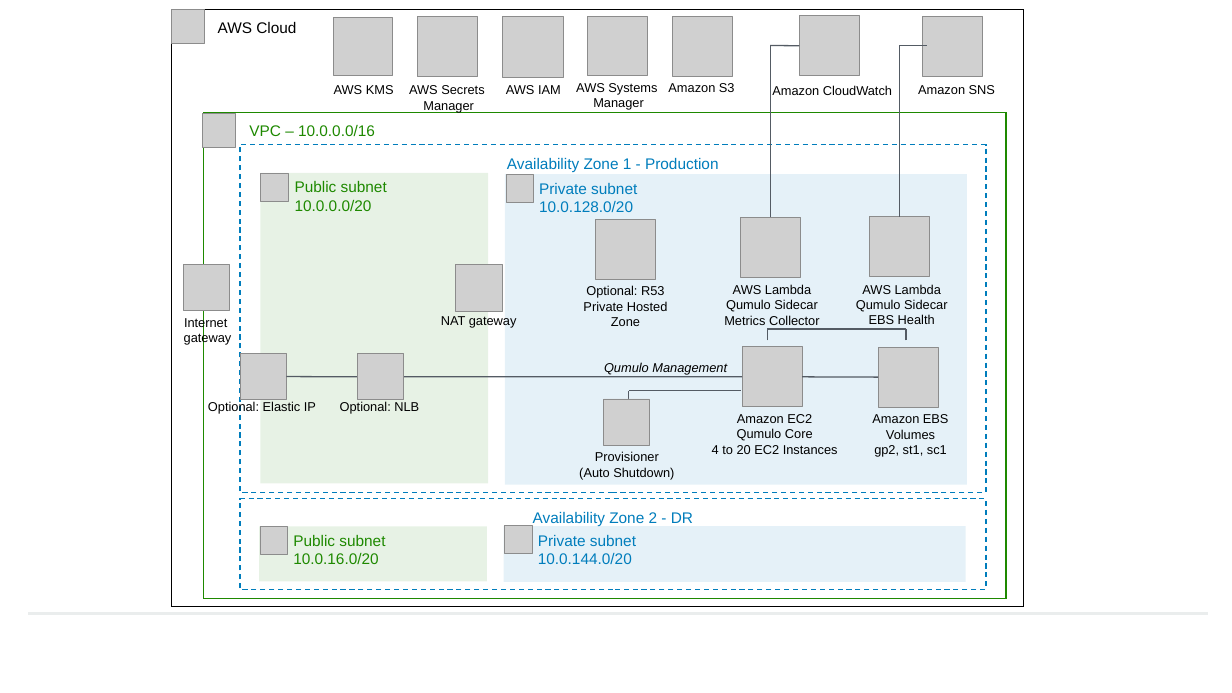
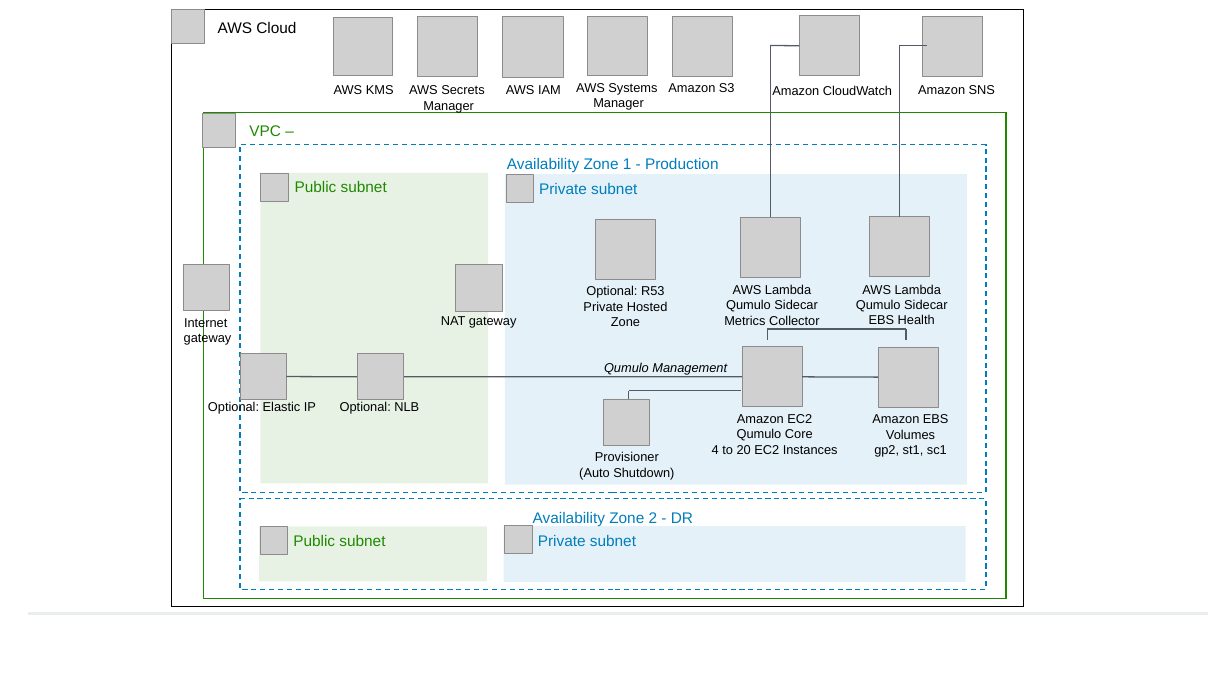
Before and after one commit to aws-quickstart/quickstart-qumulo-cloud-q, a slide deck: slide 1 of docs/images/architecture_diagram.pptx. Drawn at 1232x693 pixels with LibreOffice and Linux fonts; fonts in the diff are those of the drawing; grey boxes stand for pictures; background and template pictures are left out. Boxes give left, top, right and bottom in pixels: in the first picture for what was removed or moved away, otherwise in the second. Text is boxed around its words. In the diff, an @@ line names an element or a change of style, - is before the commit and + after.

```diff
--- a/docs/images/architecture_diagram.pptx
+++ b/docs/images/architecture_diagram.pptx
@@ text in rectangle at <box>249,125,281,136</box>: text changed @@
-VPC – 10.0.0.0/16
+VPC –
@@ text in rectangle at <box>295,200,372,211</box>: paragraph removed @@
-10.0.0.0/20
@@ text in rectangle at <box>539,201,633,212</box>: paragraph removed @@
-10.0.128.0/20
@@ text in rectangle at <box>293,553,378,564</box>: paragraph removed @@
-10.0.16.0/20
@@ text in rectangle at <box>538,553,632,564</box>: paragraph removed @@
-10.0.144.0/20
```
Also in this commit, not shown: 1 slide added, 1 other file.
